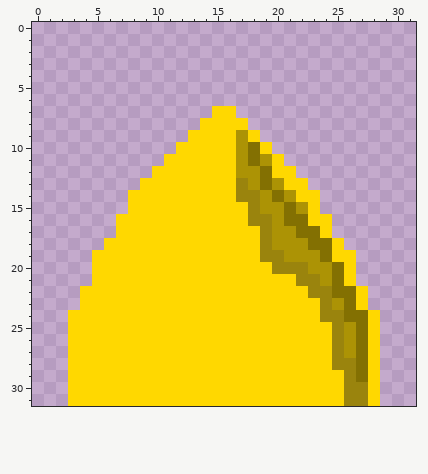
Two versions of one pixel-art sprite, data/img/item_icon.png. That is the earlier state.
The file is 32x32 pixels. Colours within 5 levels of each other are drawn and written as one.
Now the later version:
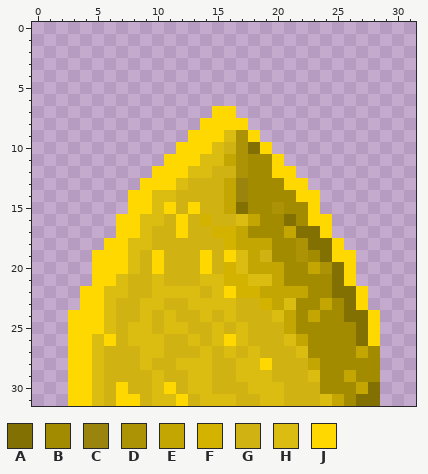
Palette (. is transparent): A #837002  B #a38b00  C #9a840d  D #ac9305  E #c3a601  F #d3b300  G #d0b312  H #dbbc11  J #ffd800
Change:
@@ x 0..31 @@
  8 ..............JJJJ..............
- 9 .............JJJJDJ.............
-10 ............JJJJJDAJ............
-11 ...........JJJJJJDADJ...........
-12 ..........JJJJJJJDDAJJ..........
-13 .........JJJJJJJJCDADJJ.........
-14 ........JJJJJJJJJCCDADJJ........
-15 ........JJJJJJJJJJCDDADJ........
-16 .......JJJJJJJJJJJCCDAAJJ.......
-17 .......JJJJJJJJJJJJCDDAAJ.......
-18 ......JJJJJJJJJJJJJCDDDAAJ......
-19 .....JJJJJJJJJJJJJJCCDDDAJJ.....
-20 .....JJJJJJJJJJJJJJJCCCDDAJ.....
-21 .....JJJJJJJJJJJJJJJJJCCDAJ.....
-22 ....JJJJJJJJJJJJJJJJJJJCCAAJ....
-23 ....JJJJJJJJJJJJJJJJJJJJCDAJ....
-24 ...JJJJJJJJJJJJJJJJJJJJJCCAAJ...
-25 ...JJJJJJJJJJJJJJJJJJJJJJCDAJ...
-26 ...JJJJJJJJJJJJJJJJJJJJJJCDAJ...
-27 ...JJJJJJJJJJJJJJJJJJJJJJCDAJ...
-28 ...JJJJJJJJJJJJJJJJJJJJJJCCAJ...
-29 ...JJJJJJJJJJJJJJJJJJJJJJJCAJ...
-30 ...JJJJJJJJJJJJJJJJJJJJJJJCCJ...
-31 ...JJJJJJJJJJJJJJJJJJJJJJJCCJ...
+ 9 .............JJJHDJ.............
+10 ............JJJHGDAJ............
+11 ...........JJJHHEDBBJ...........
+12 ..........JJJHHGGDBBJJ..........
+13 .........JJJHGGGECBBBJJ.........
+14 ........JJHHGGGGECBBBBJJ........
+15 ........JJHJGJGGEABBDBBJ........
+16 .......JJHHGJGFGGHEBBABJJ.......
+17 .......JJHGGJGGFFEBBBEAAJ.......
+18 ......JJHHGGGGGGFEEEBBDAAJ......
+19 .....JJJHGJGGGJGJHEGBBDBAJJ.....
+20 .....JJJHGJGGGJGFHEEEBBEDAJ.....
+21 .....JJHGGHGGGHHFFHHEBBBBAJ.....
+22 ....JJHHGGHHHHGHJFFEEEEBBAAJ....
+23 ....JJHGGHHGGHHHHGGFEHBBEBAJ....
+24 ...JJJHGGHGHGGHGHGGGHEBEBBAAJ...
+25 ...JJJHGHHGHHGGHGHGGGEBBBBBAJ...
+26 ...JJHJGHHHGGHGHJHGGGHEBBBBAJ...
+27 ...JJHGGGHHGGGHGHGHGGGHBBBBEB...
+28 ...JJHGGGHGGHHHGGHHJGGGEBBBBB...
+29 ...JJHGGGGHGGHHGGHHHGGGHBBEBB...
+30 ...JJHGJGGHJGHHGGGHHHGGGBBBEA...
+31 ...JJHGJJGHHJGHHHGGHHGGGHEBAA...
Changed places in both pictures, as pixel boxes (x1, y1, x2, y2):
changed: (92, 130, 380, 406)
